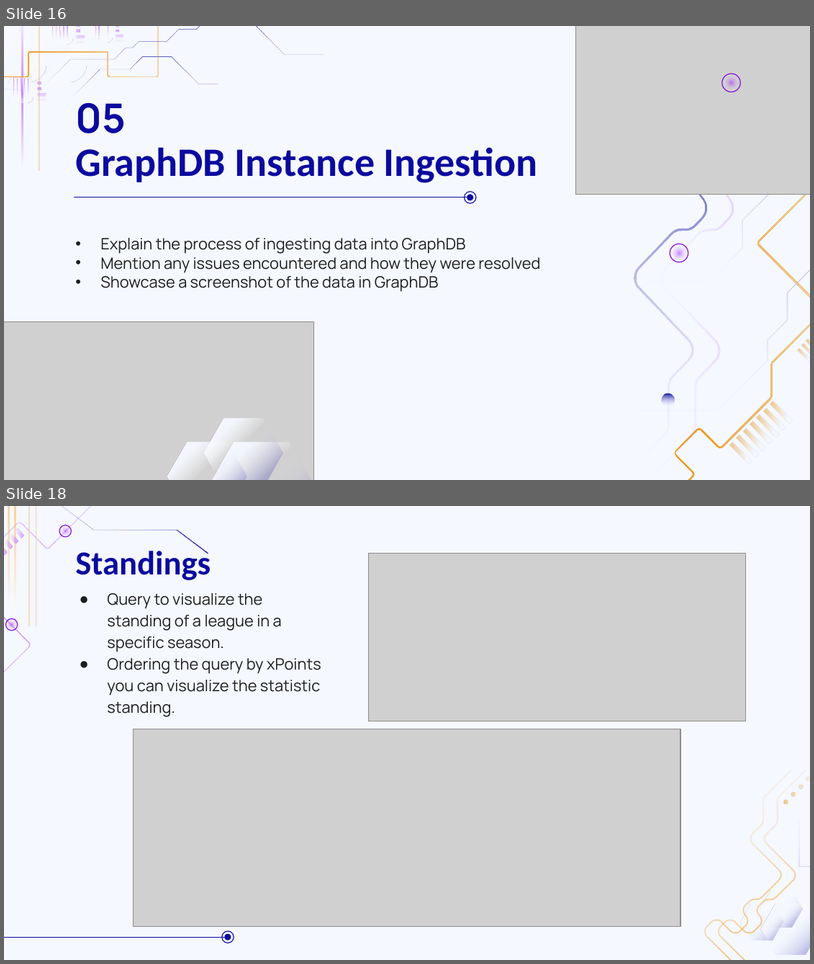
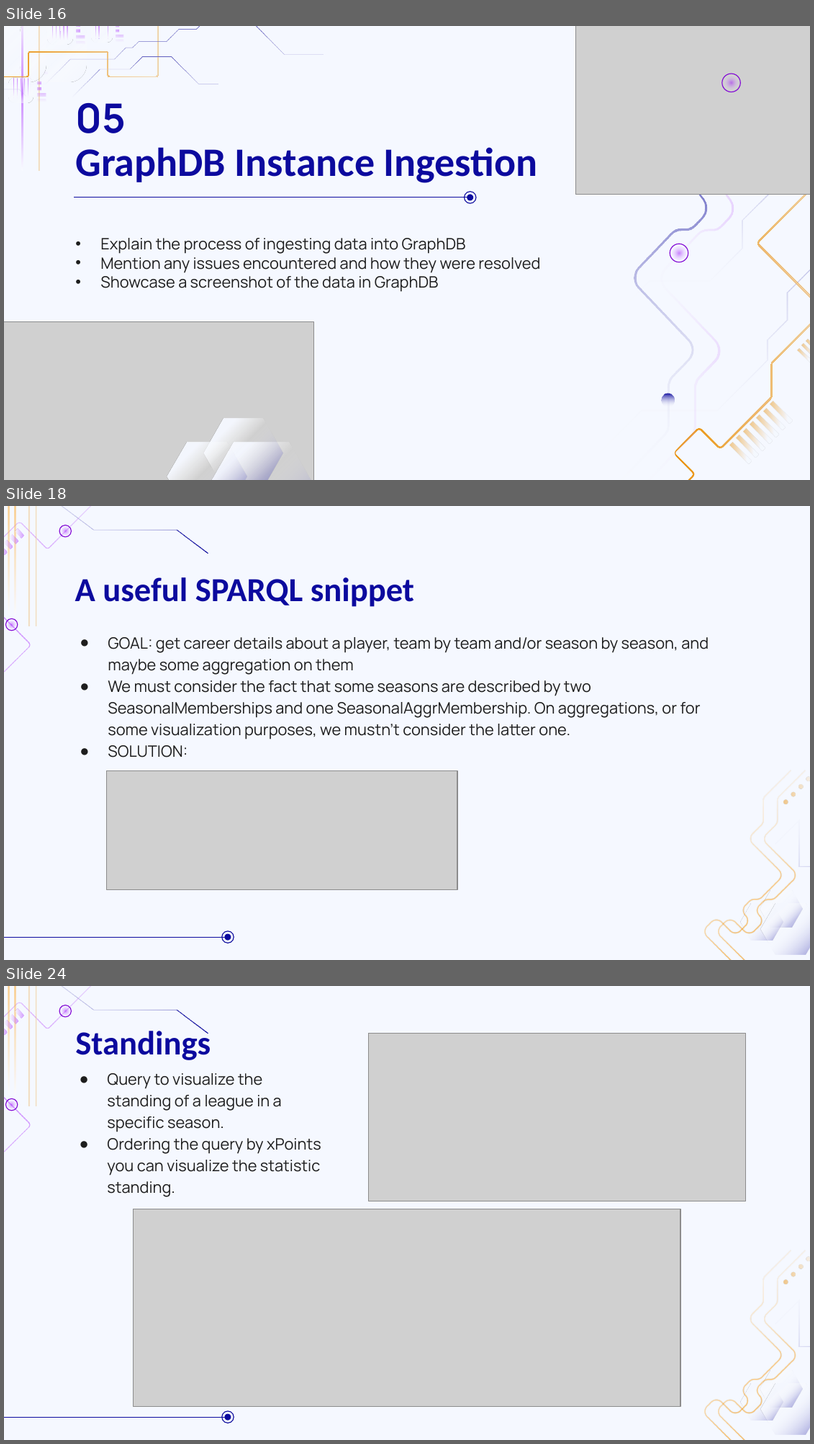
Before and after one commit to MarcoGasparini00/DataCrafters, a slide deck: presentation/DB2.pptx. Shown one above the other, each under a label of ours: slides 16 and 18 before the commit, slides 16, 18 and 24 after it; the slides between them are not shown. The pictures are 814x964 and 814x1444 pixels, drawn with LibreOffice and Linux fonts; fonts in the diff are those of the drawing; grey boxes stand for pictures; background and template pictures are left out. Boxes give left, top, right and bottom in pixels: in the first picture for what was removed or moved away, otherwise in the second. Text is boxed around its words. In the diff, an @@ line names an element or a change of style, - is before the commit and + after.

```diff
--- a/presentation/DB2.pptx
+++ b/presentation/DB2.pptx
@@ slide 18 added at (x1=4, y1=506, x2=810, y2=960), background #F5F8FF; not listed: 25 template elements that a slide beside it also shows @@
@@ title added at (x1=75, y1=577, x2=414, y2=607), 30 pt, text #0C0A9E, bold @@
+A useful SPARQL snippet
@@ subtitle added at (x1=108, y1=637, x2=709, y2=757), 14 pt, text #1D1D1D @@
+● GOAL: get career details about a player, team by team and/or season by season, and maybe some aggregation on them
+● We must consider the fact that some seasons are described by two SeasonalMemberships and one SeasonalAggrMembership. On aggregations, or for some visualization purposes, we mustn’t consider the latter one.
+● SOLUTION:
@@ picture added at (x1=107, y1=770, x2=458, y2=890) @@
@@ what was slide 18 is now slide 24 @@
```
Also in this commit, not shown: 10 slides changed, 6 other slides added, 1 slide removed.
